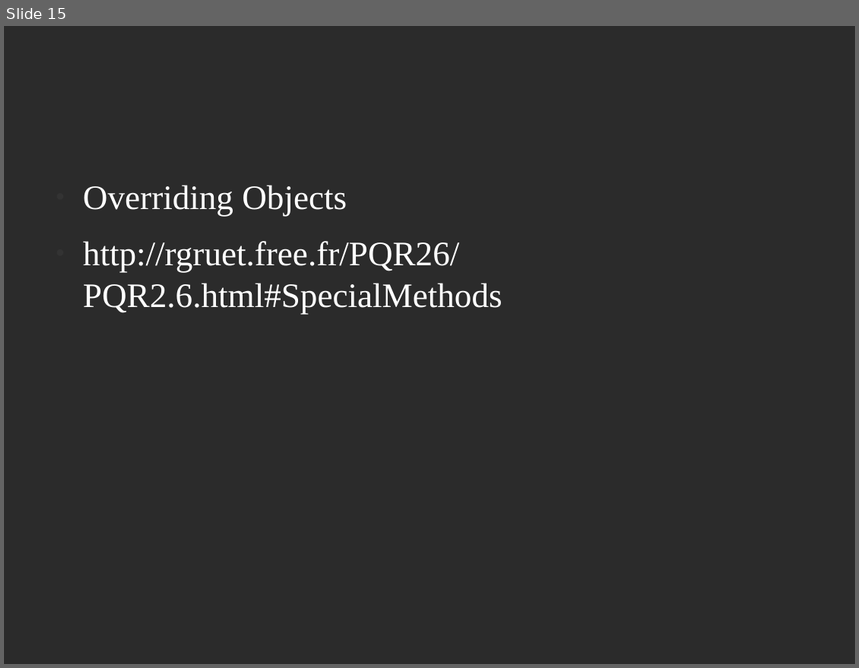
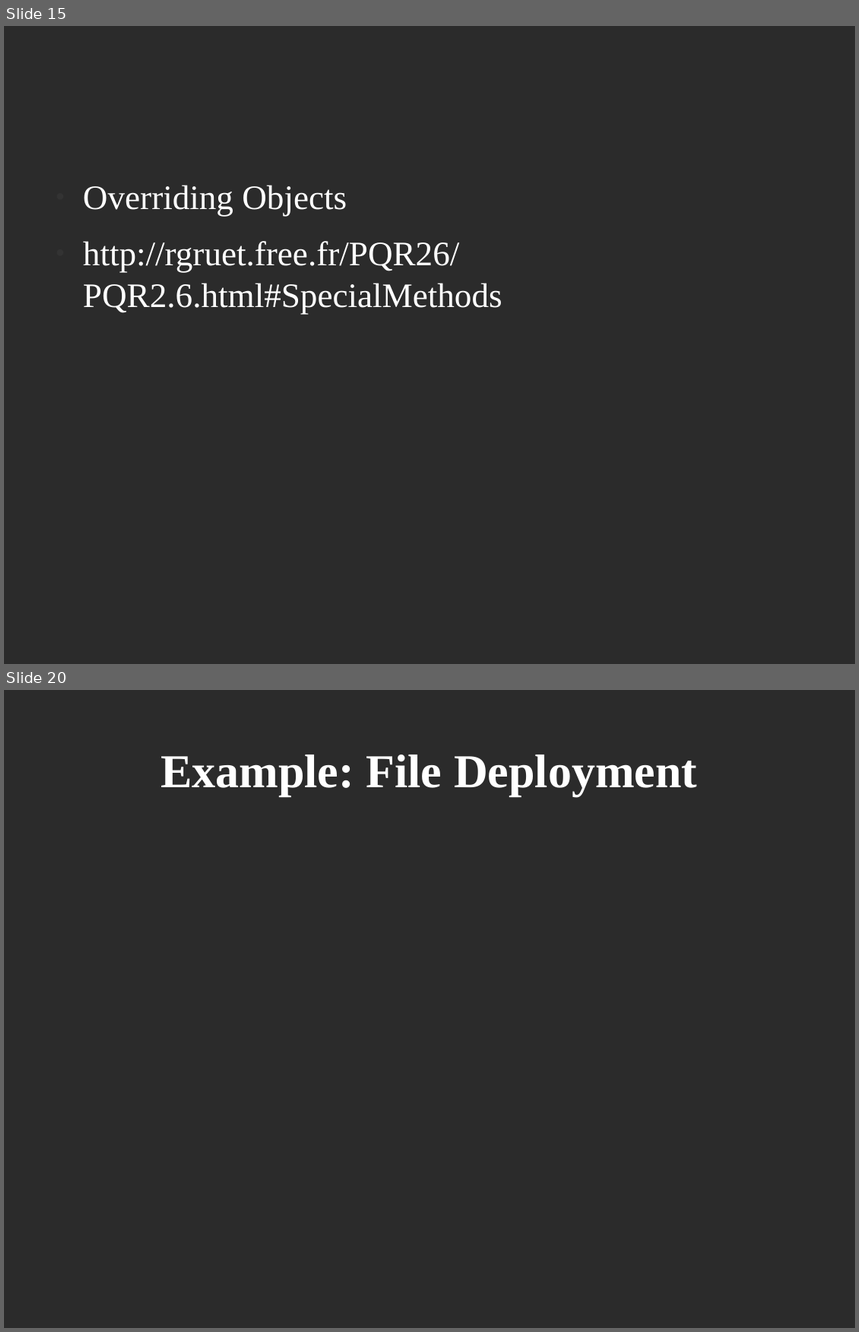
Before and after one commit to dsklopp/python_class, a slide deck: python_design_and_practical_scripting.odp. Shown one above the other, each under a label of ours: slide 15 before the commit, slides 15 and 20 after it; the slides between them are not shown. The pictures are 859x668 and 859x1332 pixels, drawn with LibreOffice and Linux fonts; fonts in the diff are those of the drawing; background and template pictures are left out; a plain dark background stands for a picture behind light text. Boxes give left, top, right and bottom in pixels: in the first picture for what was removed or moved away, otherwise in the second. Text is boxed around its words. In the diff, an @@ line names an element or a change of style, - is before the commit and + after.

```diff
--- a/python_design_and_practical_scripting.odp
+++ b/python_design_and_practical_scripting.odp
@@ slide 20 added at bbox=[4, 690, 855, 1328], background picture (left out) @@
@@ title added at bbox=[161, 755, 698, 796], 44 pt, text #FFFFFF, bold @@
+Example: File Deployment
```
Also in this commit, not shown: 4 other slides added, 6 slides removed, 19 other files.
